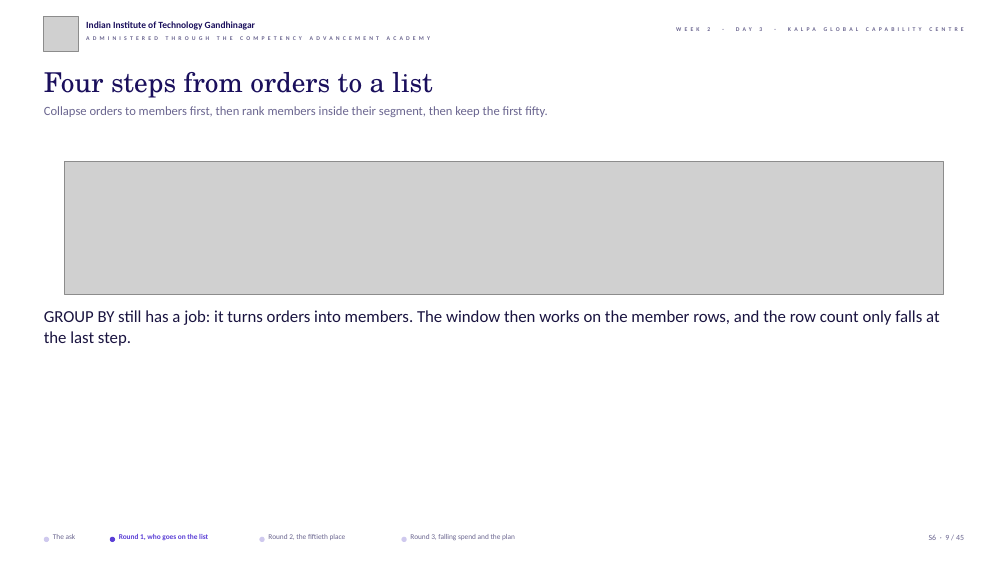
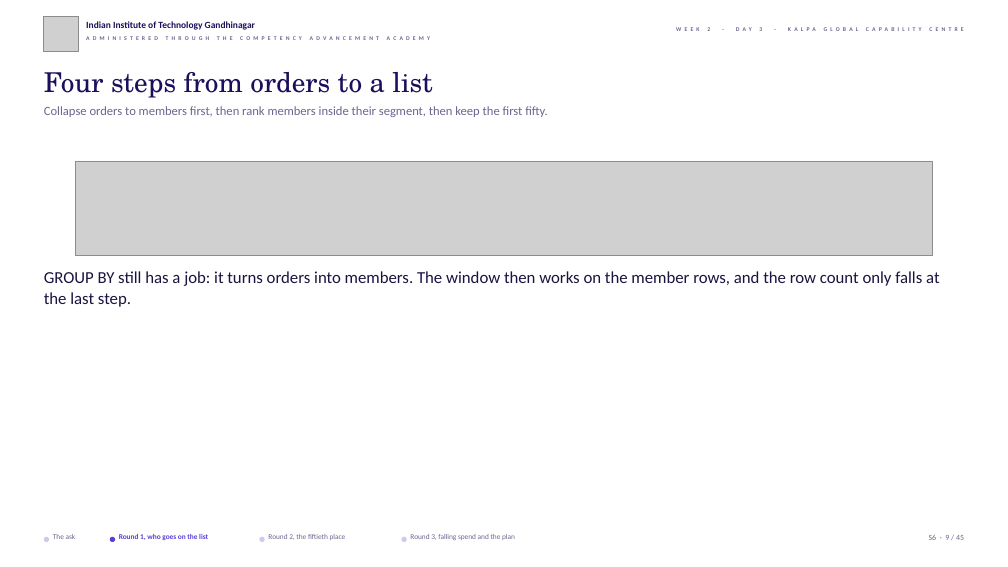
Before and after one commit to fde-academy-lab/c2-content-factory, a slide deck: slide 9 of content/W02/D3/slides/C2_W02_D03_half1_STUDENT.pptx. Drawn at 1008x567 pixels with LibreOffice and Linux fonts; fonts in the diff are those of the drawing; grey boxes stand for pictures; background and template pictures are left out. Boxes give left, top, right and bottom in pixels: in the first picture for what was removed or moved away, otherwise in the second. Text is boxed around its words. In the diff, an @@ line names an element or a change of style, - is before the commit and + after.

```diff
--- a/content/W02/D3/slides/C2_W02_D03_half1_STUDENT.pptx
+++ b/content/W02/D3/slides/C2_W02_D03_half1_STUDENT.pptx
@@ picture resized from (x1=64, y1=162, x2=943, y2=294) to (x1=75, y1=162, x2=932, y2=255) @@
@@ text "GROUP BY still has a ..." moved from (x1=44, y1=310, x2=939, y2=346) to (x1=44, y1=271, x2=939, y2=307) @@
```
Also in this commit, not shown: 11 other slides changed, 6 other files.
